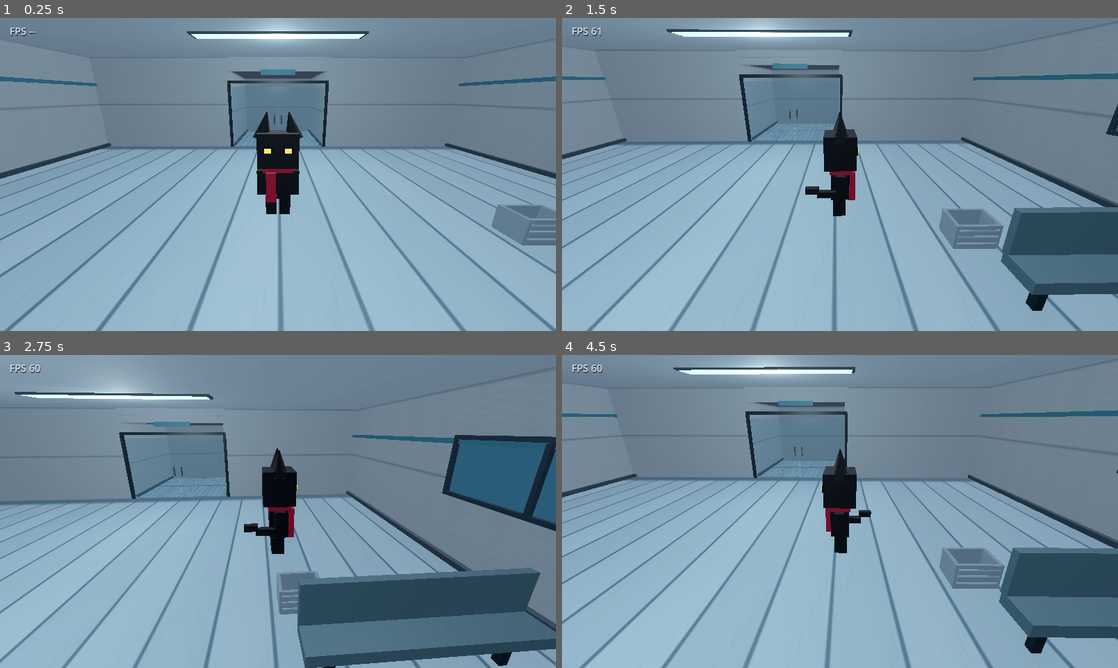
Above: before the commit, frames 1-4 (two rows, left to right).
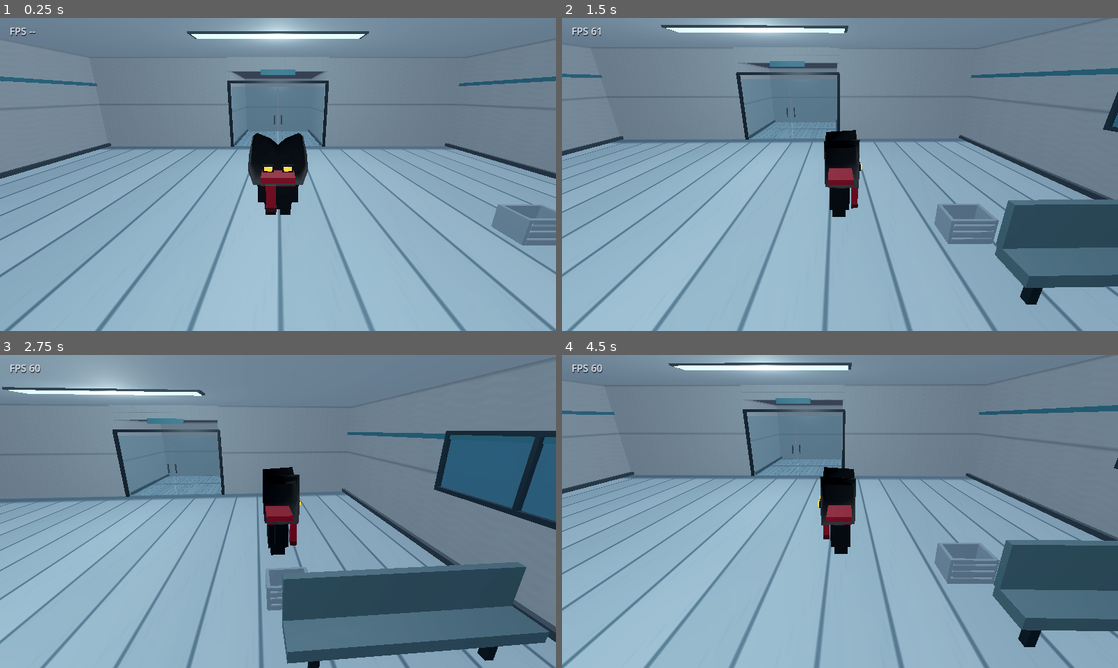
Above: after the commit, the same moments.

Repository: jhooni467/Brain-Concept-
Game: Godot game, scene res://scenes/main.tscn
Two runs of this game, one before a commit and one after it. Both use one fixed random seed, a clock stepped at 60 frames per second and the inputs below.
Inputs (mouse positions are in pixels of both pictures, inside the frame that each line leads up to):
- Up to frame 1 (0.25 s): no input
- Up to frame 2 (1.5 s): tap Enter at 0.5 s; move the mouse to (962, 158) at 0.52 s; hold D (move_right) 0.53-1.25 s; tap Space (jump) at 0.6, 0.77, 1.07 s; click (962, 158) at 0.67 s; drag from (728, 190) to (812, 237) at 1.27 s
- Up to frame 3 (2.75 s): move the mouse to (333, 442) at 2.02 s; hold D (move_right) from 2.03 s (still down); tap Space (jump) at 2.1 s
- Up to frame 4 (4.5 s): release D (move_right) at 2.75 s; drag from (812, 574) to (673, 464) at 2.77 s; move the mouse to (1006, 558) at 3.52 s; hold A (move_left) 3.53-4.25 s; tap Space (jump) at 3.6, 3.77, 4.07 s; drag from (673, 464) to (756, 433) at 4.27 s

The runs differ from the first frame. In frame 1, 1.3% of the frame differs, in the area x 44-56%, y 30-63%; in frame 2, 14%; in frame 3, 18%, in the area x 0-100%, y 4-100%; in frame 4, 14%.

Commit message:
feat: redesign Axel as the low-poly hooded cat from reference

Diff:
--- a/scripts/characters/axel.gd
+++ b/scripts/characters/axel.gd
@@ -1,17 +1,19 @@
 extends CharacterBody3D
 
-@export var move_speed: float = 3.8
-@export var jump_velocity: float = 4.4
-@export var turn_speed: float = 10.0
+@export var move_speed: float = 4.0
+@export var jump_velocity: float = 4.2
+@export var turn_speed: float = 11.0
 
 var camera_yaw: float = 0.0
 var _gravity: float = float(ProjectSettings.get_setting("physics/3d/default_gravity"))
 var _visual_root: Node3D
+var _mobile_controls: Node
 
 
 func _ready() -> void:
 	name = "Axel"
-	floor_snap_length = 0.2
+	floor_snap_length = 0.22
+	_mobile_controls = get_tree().get_first_node_in_group("mobile_controls")
 	_create_collision()
 	_build_model()
 
@@ -24,13 +26,11 @@
 		"move_back"
 	)
 
-	var controls := get_tree().get_first_node_in_group("mobile_controls")
 	var touch_vector := Vector2.ZERO
 	var touch_jump := false
-
-	if is_instance_valid(controls):
-		touch_vector = controls.get_movement_vector()
-		touch_jump = controls.consume_jump()
+	if is_instance_valid(_mobile_controls):
+		touch_vector = _mobile_controls.get_movement_vector()
+		touch_jump = _mobile_controls.consume_jump()
 
 	var input_vector := touch_vector if touch_vector.length() > 0.05 else keyboard_vector
 	var camera_forward := Vector3.FORWARD.rotated(Vector3.UP, camera_yaw)
@@ -61,10 +61,10 @@
 func _create_collision() -> void:
 	var collision := CollisionShape3D.new()
 	var capsule := CapsuleShape3D.new()
-	capsule.radius = 0.34
-	capsule.height = 2.7
+	capsule.radius = 0.31
+	capsule.height = 2.05
 	collision.shape = capsule
-	collision.position.y = 1.35
+	collision.position.y = 1.025
 	add_child(collision)
 
 
@@ -73,57 +73,93 @@
 	_visual_root.name = "AxelVisual"
 	add_child(_visual_root)
 
-	var dark_fur := _make_material(Color(0.035, 0.03, 0.045), 0.9)
-	var scarf_material := _make_material(Color(0.42, 0.045, 0.13), 0.86)
-	var eye_material := _make_material(Color(1.0, 0.69, 0.25), 0.38)
+	var dark_cloth := _make_material(Color(0.022, 0.019, 0.031), 0.94)
+	var scarf_material := _make_material(Color(0.39, 0.025, 0.095), 0.88)
+	var scarf_edge := _make_material(Color(0.19, 0.012, 0.045), 0.92)
+	var eye_material := _make_material(Color(1.0, 0.67, 0.19), 0.48)
 	eye_material.emission_enabled = true
 	eye_material.emission = Color(1.0, 0.43, 0.08)
-	eye_material.emission_energy_multiplier = 1.25
+	eye_material.emission_energy_multiplier = 1.0
 
-	_add_box("Body", Vector3(0.66, 0.78, 0.48), Vector3(0.0, 0.91, 0.0), dark_fur)
-	_add_box("Head", Vector3(1.02, 0.84, 0.8), Vector3(0.0, 1.82, 0.0), dark_fur)
+	# Short cloak-like body and compact feet, matching the reference silhouette.
+	_add_box("BodyCloak", Vector3(0.72, 0.78, 0.53), Vector3(0.0, 0.62, 0.02), dark_cloth)
+	_add_box("LeftSleeve", Vector3(0.22, 0.58, 0.27), Vector3(-0.43, 0.67, -0.015), dark_cloth)
+	_add_box("RightSleeve", Vector3(0.22, 0.58, 0.27), Vector3(0.43, 0.67, -0.015), dark_cloth)
+	_add_box("LeftFoot", Vector3(0.29, 0.26, 0.37), Vector3(-0.2, 0.14, 0.035), dark_cloth)
+	_add_box("RightFoot", Vector3(0.29, 0.26, 0.37), Vector3(0.2, 0.14, 0.035), dark_cloth)
 
-	_add_ear("LeftEar", Vector3(-0.34, 2.4, 0.0), dark_fur, -12.0)
-	_add_ear("RightEar", Vector3(0.34, 2.4, 0.0), dark_fur, 12.0)
+	# Broad angular cat hood with two pointed ears cut into the silhouette.
+	var hood := MeshInstance3D.new()
+	hood.name = "AngularCatHood"
+	hood.mesh = _create_hood_mesh()
+	hood.material_override = dark_cloth
+	_visual_root.add_child(hood)
 
-	_add_box("LeftEyeSocket", Vector3(0.25, 0.17, 0.045), Vector3(-0.245, 1.85, -0.414), _make_material(Color(0.008, 0.008, 0.014), 1.0))
-	_add_box("RightEyeSocket", Vector3(0.25, 0.17, 0.045), Vector3(0.245, 1.85, -0.414), _make_material(Color(0.008, 0.008, 0.014), 1.0))
-	_add_box("LeftEye", Vector3(0.17, 0.105, 0.028), Vector3(-0.245, 1.85, -0.447), eye_material)
-	_add_box("RightEye", Vector3(0.17, 0.105, 0.028), Vector3(0.245, 1.85, -0.447), eye_material)
+	# Rectangular amber eyes, inset against the black hood.
+	var eye_socket := _make_material(Color(0.004, 0.004, 0.009), 1.0)
+	_add_box("LeftEyeSocket", Vector3(0.27, 0.17, 0.055), Vector3(-0.235, 1.43, -0.49), eye_socket)
+	_add_box("RightEyeSocket", Vector3(0.27, 0.17, 0.055), Vector3(0.235, 1.43, -0.49), eye_socket)
+	var left_eye := _add_box("LeftAmberEye", Vector3(0.19, 0.105, 0.035), Vector3(-0.235, 1.43, -0.535), eye_material)
+	var right_eye := _add_box("RightAmberEye", Vector3(0.19, 0.105, 0.035), Vector3(0.235, 1.43, -0.535), eye_material)
+	left_eye.rotation.z = deg_to_rad(-5.0)
+	right_eye.rotation.z = deg_to_rad(5.0)
 
-	_add_box("ScarfCollar", Vector3(0.78, 0.2, 0.58), Vector3(0.0, 1.36, -0.015), scarf_material)
-	_add_box("ScarfTail", Vector3(0.25, 0.72, 0.15), Vector3(0.18, 0.91, -0.32), scarf_material)
-	_add_box("ScarfFold", Vector3(0.28, 0.16, 0.17), Vector3(0.18, 0.58, -0.31), scarf_material)
-
-	_add_box("LeftArm", Vector3(0.22, 0.66, 0.25), Vector3(-0.44, 0.93, -0.015), dark_fur)
-	_add_box("RightArm", Vector3(0.22, 0.66, 0.25), Vector3(0.44, 0.93, -0.015), dark_fur)
-	_add_box("LeftLeg", Vector3(0.3, 0.48, 0.34), Vector3(-0.18, 0.27, 0.025), dark_fur)
-	_add_box("RightLeg", Vector3(0.3, 0.48, 0.34), Vector3(0.18, 0.27, 0.025), dark_fur)
-
-	_add_box("TailBase", Vector3(0.17, 0.17, 0.5), Vector3(0.38, 0.72, 0.35), dark_fur)
-	_add_box("TailTip", Vector3(0.16, 0.16, 0.34), Vector3(0.48, 0.87, 0.72), dark_fur)
+	# Dark red scarf wrapped around the neck, with one long front end.
+	_add_box("ScarfWrap", Vector3(0.88, 0.22, 0.66), Vector3(0.0, 1.03, -0.015), scarf_material)
+	_add_box("ScarfFrontTail", Vector3(0.25, 0.68, 0.16), Vector3(0.18, 0.64, -0.39), scarf_material)
+	_add_box("ScarfTailFold", Vector3(0.28, 0.12, 0.17), Vector3(0.18, 0.32, -0.39), scarf_edge)
 
 
-func _add_ear(
-	ear_name: String,
-	ear_position: Vector3,
-	material: Material,
-	lean_degrees: float
-) -> void:
-	var mesh_instance := MeshInstance3D.new()
-	mesh_instance.name = ear_name
+func _create_hood_mesh() -> ArrayMesh:
+	var outline: Array[Vector2] = [
+		Vector2(-0.62, -0.48),
+		Vector2(0.62, -0.48),
+		Vector2(0.74, -0.08),
+		Vector2(0.69, 0.32),
+		Vector2(0.59, 0.74),
+		Vector2(0.22, 0.59),
+		Vector2(0.0, 0.40),
+		Vector2(-0.22, 0.59),
+		Vector2(-0.59, 0.74),
+		Vector2(-0.69, 0.32),
+		Vector2(-0.74, -0.08)
+	]
 
-	var ear_mesh := CylinderMesh.new()
-	ear_mesh.top_radius = 0.015
-	ear_mesh.bottom_radius = 0.24
-	ear_mesh.height = 0.68
-	ear_mesh.radial_segments = 4
+	var surface := SurfaceTool.new()
+	surface.begin(Mesh.PRIMITIVE_TRIANGLES)
 
-	mesh_instance.mesh = ear_mesh
-	mesh_instance.material_override = material
-	mesh_instance.position = ear_position
-	mesh_instance.rotation_degrees.z = lean_degrees
-	_visual_root.add_child(mesh_instance)
+	var front_center := Vector3(0.0, 0.0, -0.45)
+	var back_center := Vector3(0.0, 0.0, 0.38)
+	var front_points: Array[Vector3] = []
+	var back_points: Array[Vector3] = []
+
+	for point in outline:
+		front_points.append(Vector3(point.x, point.y + 1.47, -0.45))
+		back_points.append(Vector3(point.x * 0.94, point.y * 0.94 + 1.47, 0.38))
+
+	front_center.y = 1.47
+	back_center.y = 1.47
+
+	for index in range(outline.size()):
+		var next_index := (index + 1) % outline.size()
+		surface.add_vertex(front_center)
+		surface.add_vertex(front_points[next_index])
+		surface.add_vertex(front_points[index])
+
+		surface.add_vertex(back_center)
+		surface.add_vertex(back_points[index])
+		surface.add_vertex(back_points[next_index])
+
+		surface.add_vertex(front_points[index])
+		surface.add_vertex(front_points[next_index])
+		surface.add_vertex(back_points[next_index])
+
+		surface.add_vertex(front_points[index])
+		surface.add_vertex(back_points[next_index])
+		surface.add_vertex(back_points[index])
+
+	surface.generate_normals()
+	return surface.commit()
 
 
 func _add_box(
@@ -131,16 +167,16 @@
 	box_size: Vector3,
 	box_position: Vector3,
 	material: Material
-) -> void:
+) -> MeshInstance3D:
 	var mesh_instance := MeshInstance3D.new()
 	mesh_instance.name = mesh_name
-
 	var box := BoxMesh.new()
 	box.size = box_size
 	mesh_instance.mesh = box
 	mesh_instance.material_override = material
 	mesh_instance.position = box_position
 	_visual_root.add_child(mesh_instance)
+	return mesh_instance
 
 
 func _make_material(color: Color, roughness_value: float) -> StandardMaterial3D:
